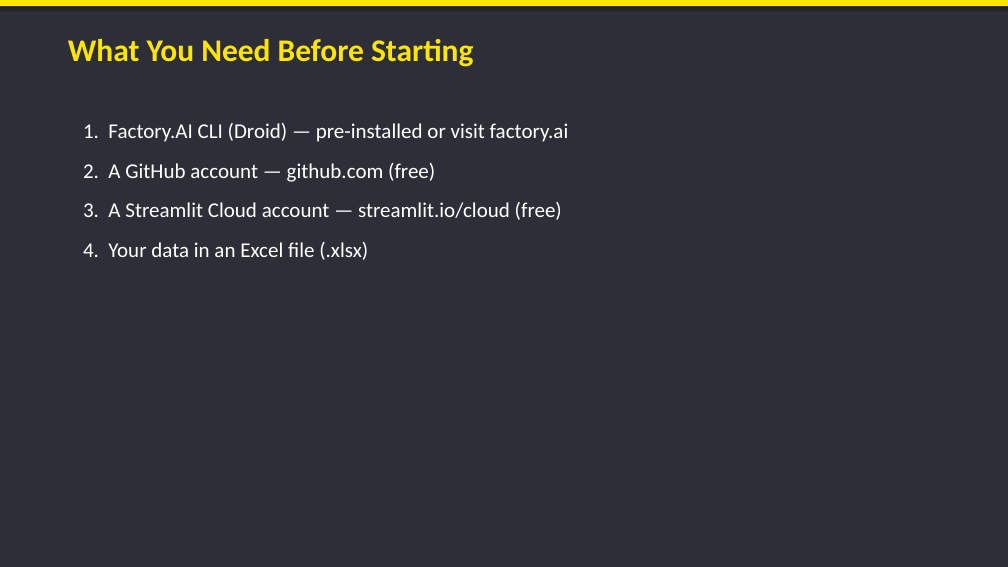
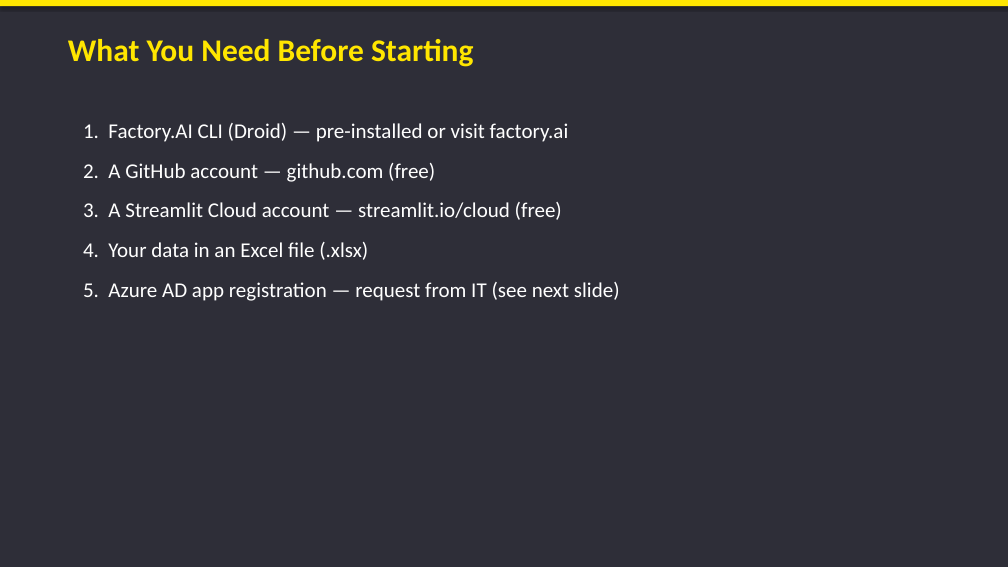
Before and after one commit to JustinDGold/Factory-Dashboard-demo, a slide deck: slide 3 of Factory_AI_Dashboard_Guide.pptx. Drawn at 1008x567 pixels with LibreOffice and Linux fonts; fonts in the diff are those of the drawing. Boxes give left, top, right and bottom in pixels: in the first picture for what was removed or moved away, otherwise in the second. Text is boxed around its words. In the diff, an @@ line names an element or a change of style, - is before the commit and + after.

```diff
--- a/Factory_AI_Dashboard_Guide.pptx
+++ b/Factory_AI_Dashboard_Guide.pptx
@@ text at (83, 282, 620, 301): paragraph added @@
+5. Azure AD app registration — request from IT (see next slide)
```
Also in this commit, not shown: 5 other slides changed, 1 slide added, 3 other files.
